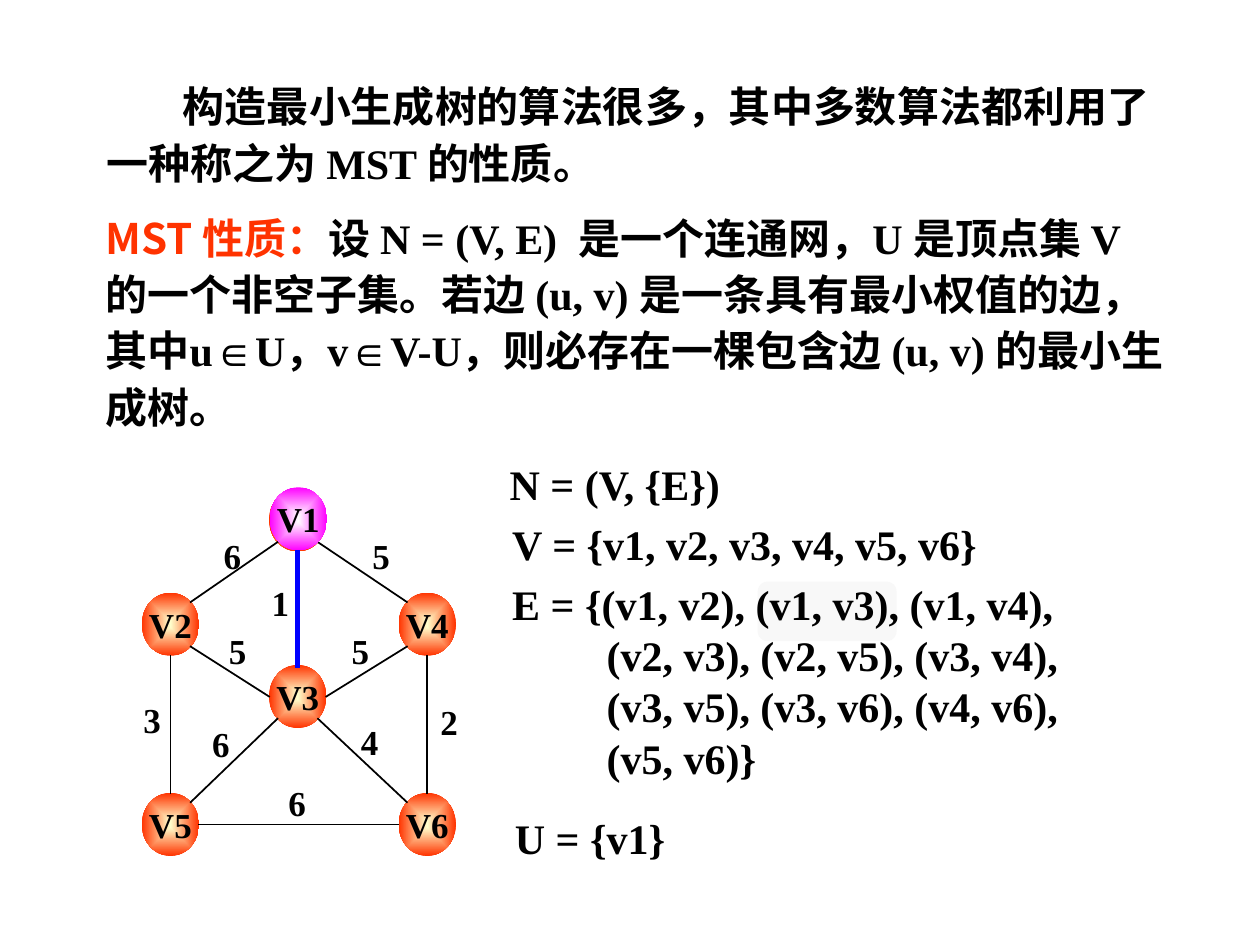
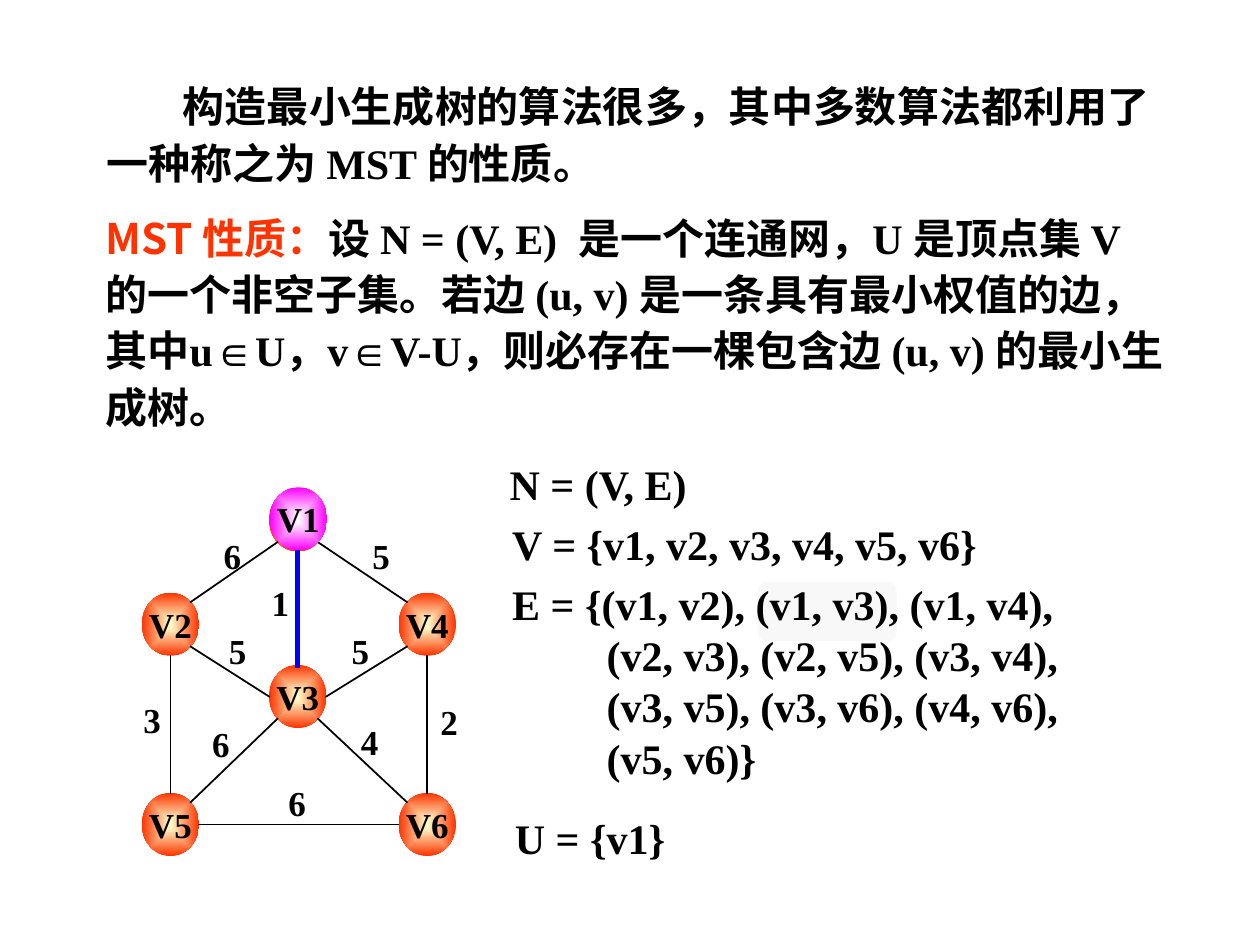
Before and after one commit to Gempittance/Data_Structur_Build, a slide deck: slide 48 of 数据结构PPT/ds7.pptx. Drawn at 1260x945 pixels with LibreOffice and Linux fonts; fonts in the diff are those of the drawing; background and template pictures are left out. Boxes give left, top, right and bottom in pixels: in the first picture for what was removed or moved away, otherwise in the second. Text is boxed around its words. In the diff, an @@ line names an element or a change of style, - is before the commit and + after.

```diff
--- a/数据结构PPT/ds7.pptx
+++ b/数据结构PPT/ds7.pptx
@@ text at <box>510,471,687,509</box>: text changed @@
-N = (V, {E})
+N = (V, E)
```
Also in this commit, not shown: 4 other slides changed, 2 slides added.
